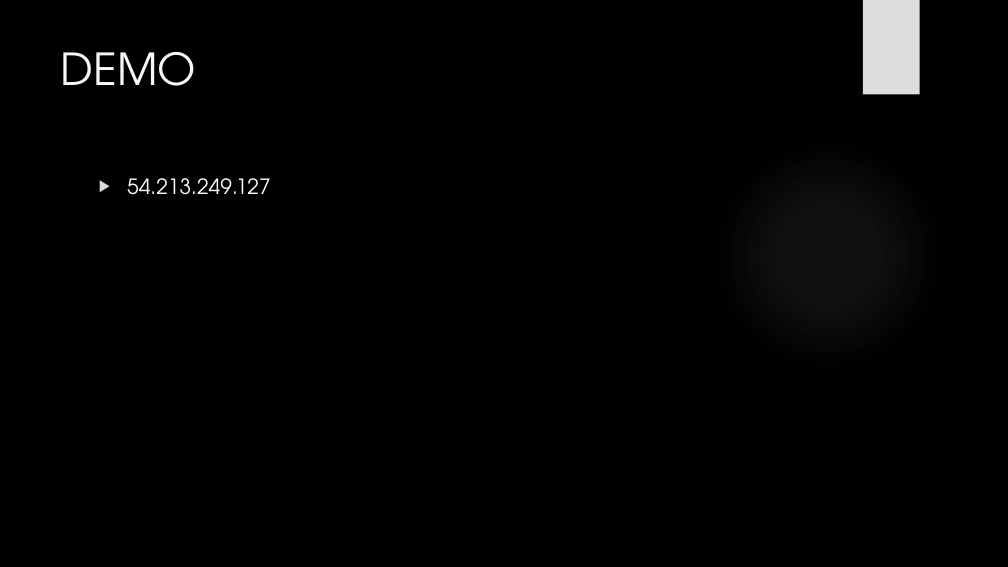
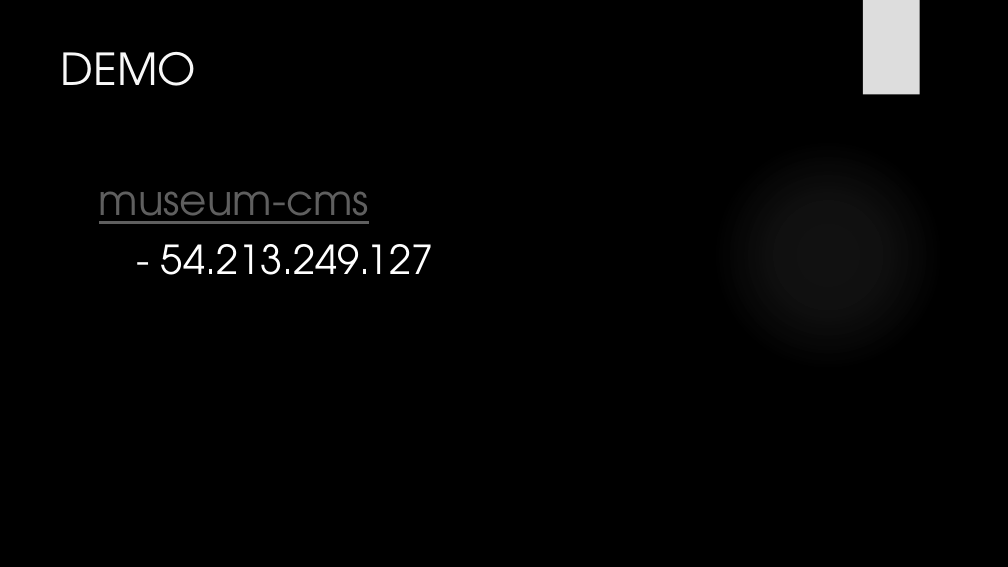
Before and after one commit to eloisepeng/museum-cms, a slide deck: slide 8 of demo.pptx. Drawn at 1008x567 pixels with LibreOffice and Linux fonts; fonts in the diff are those of the drawing; background and template pictures are left out. Boxes give left, top, right and bottom in pixels: in the first picture for what was removed or moved away, otherwise in the second. Text is boxed around its words. In the diff, an @@ line names an element or a change of style, - is before the commit and + after.

Commit message:
demo

```diff
--- a/demo.pptx
+++ b/demo.pptx
@@ text at box(99, 191, 433, 275): text changed; size 20 to 38 pt @@
-▶ 54.213.249.127
+museum-cms
+  - 54.213.249.127
```
Also in this commit, not shown: 2 other files.
